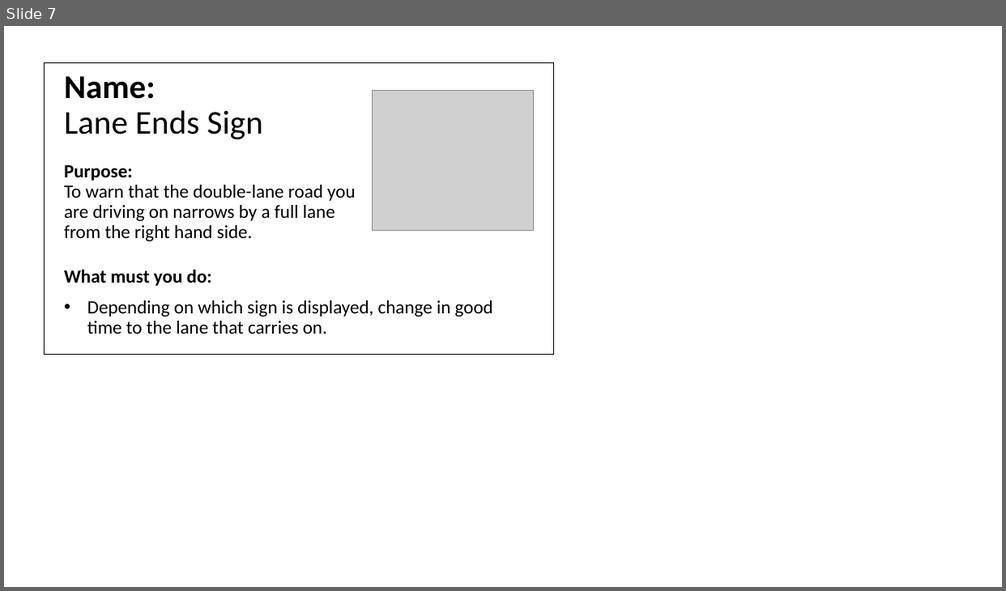
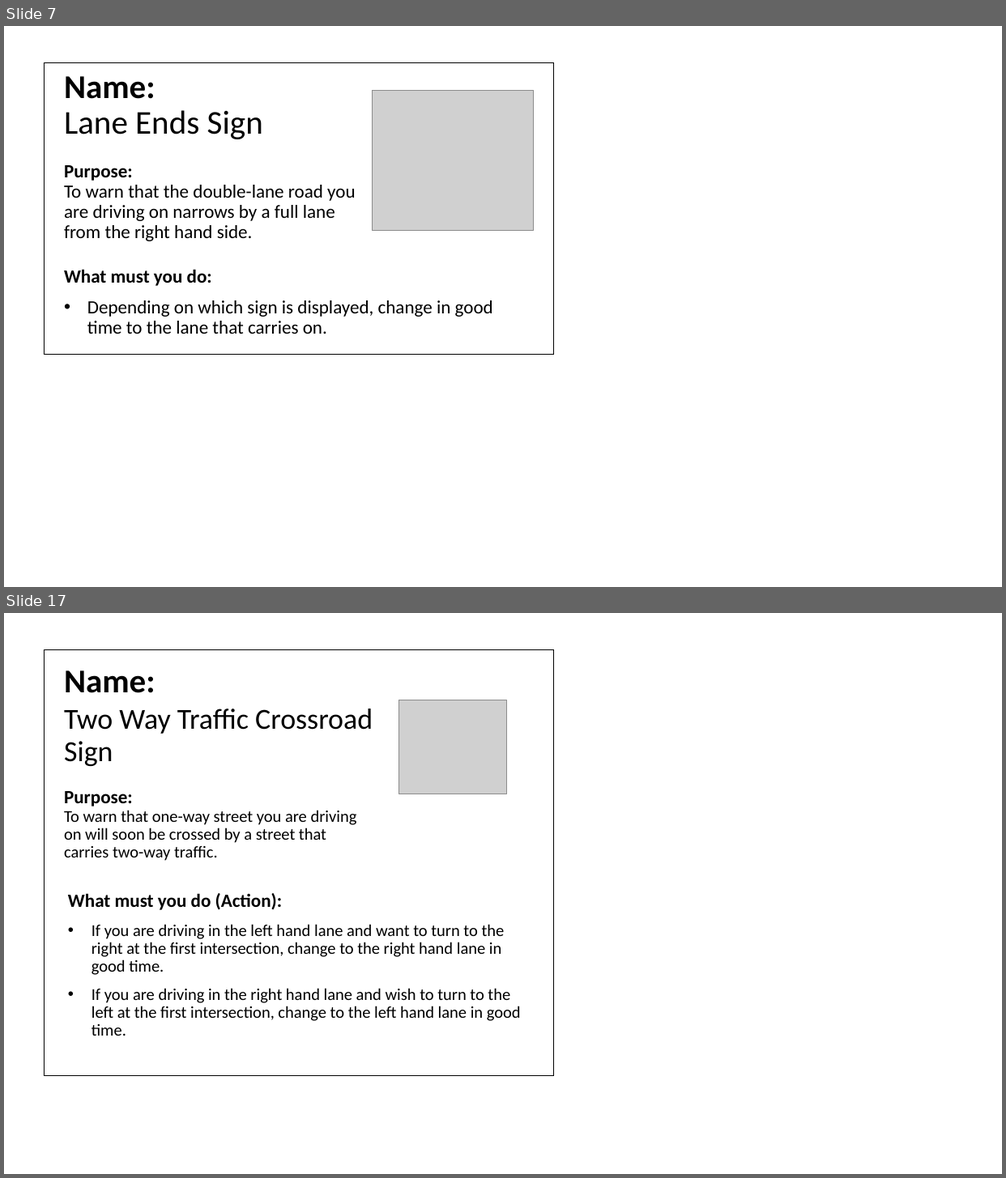
Before and after one commit to MosheRasetsoke/TrafficBot, a slide deck: images/ActualImages/Road Traffic Signs, Signals and Markings.pptx. Shown one above the other, each under a label of ours: slide 7 before the commit, slides 7 and 17 after it; the slides between them are not shown. The pictures are 1006x591 and 1006x1178 pixels, drawn with LibreOffice and Linux fonts; fonts in the diff are those of the drawing; grey boxes stand for pictures. Boxes give left, top, right and bottom in pixels: in the first picture for what was removed or moved away, otherwise in the second. Text is boxed around its words. In the diff, an @@ line names an element or a change of style, - is before the commit and + after.

```diff
--- a/images/ActualImages/Road Traffic Signs, Signals and Markings.pptx
+++ b/images/ActualImages/Road Traffic Signs, Signals and Markings.pptx
@@ slide 17 added at [4, 613, 1002, 1174], background #FFFFFF @@
@@ table added at [44, 649, 554, 1076], 1 rows, 1 columns @@
+
@@ title added at [64, 671, 373, 861], 16 pt, text #000000 @@
+Name:
+Two Way Traffic Crossroad Sign
+Purpose:
+To warn that one-way street you are driving on will soon be crossed by a street that carries two-way traffic.
@@ picture added at [399, 700, 507, 794] @@
@@ text added at [68, 893, 521, 1036], 16 pt, text #000000 @@
+What must you do (Action):
+• If you are driving in the left hand lane and want to turn to the right at the first intersection, change to the right hand lane in good time.
+• If you are driving in the right hand lane and wish to turn to the left at the first intersection, change to the left hand lane in good time.
```
Also in this commit, not shown: 22 other slides added, 50 other files.
